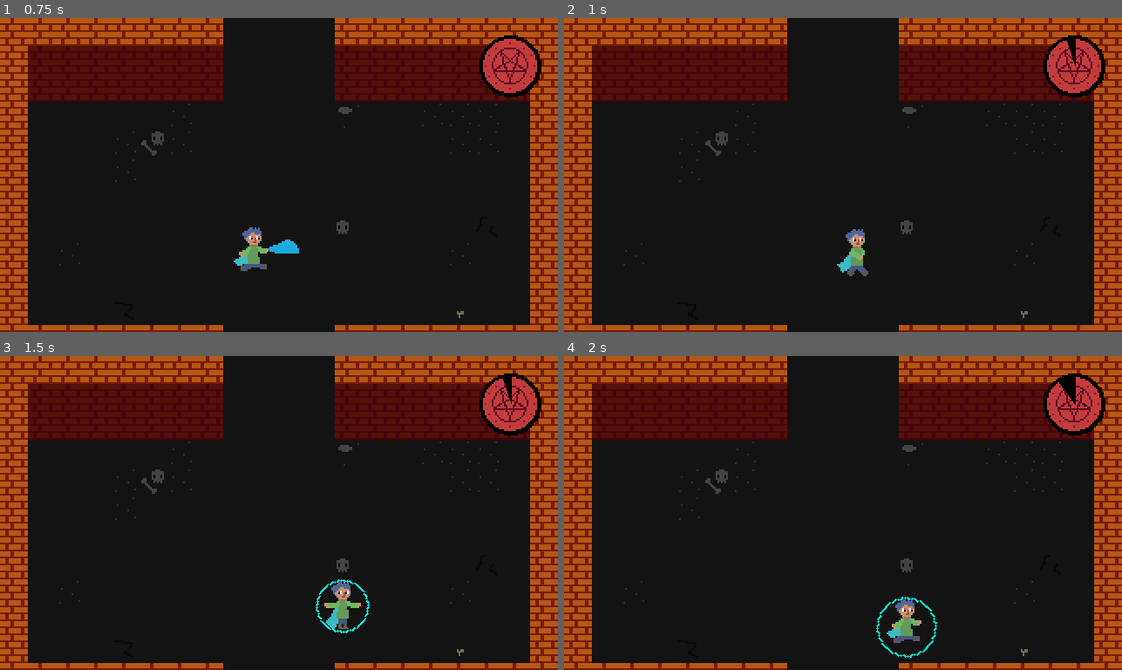
Above: before the commit, frames 1-4 (two rows, left to right).
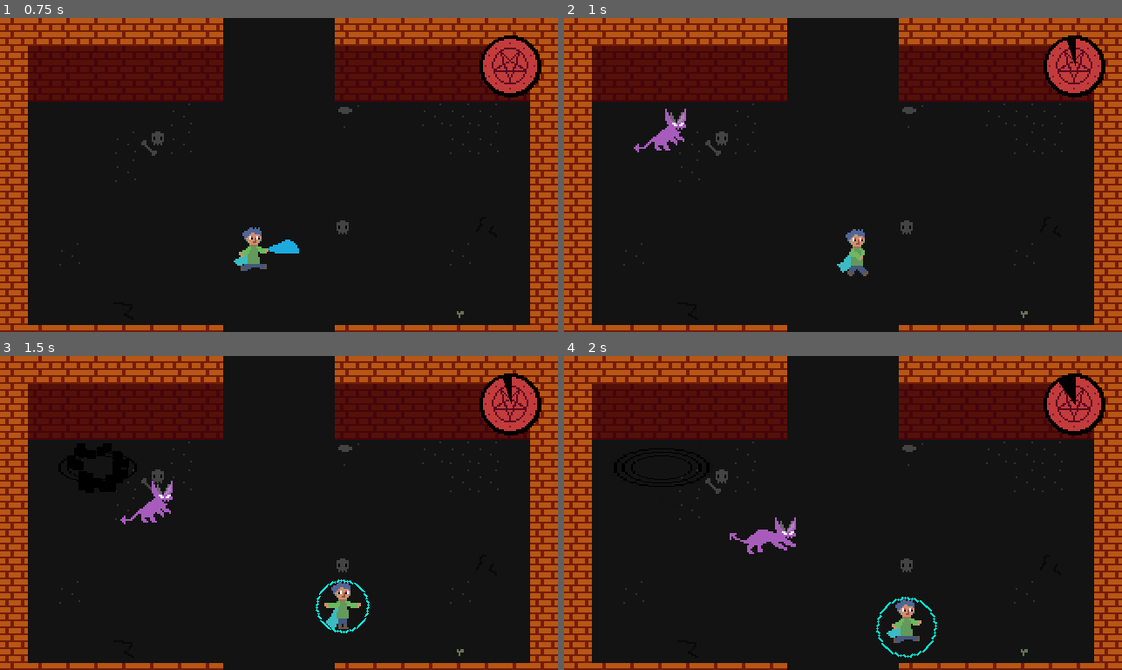
Above: after the commit, the same moments.

Repository: DuncanSparks/blue-and-red
Game: Godot game, scene res://Scenes/Dungeon/Dungeon_Entrance2.tscn
Same seed, same stepped clock (60 frames per second), same inputs: the game is played once before the commit and once after it. This scene is started directly instead of the project's main scene.
Inputs (mouse positions are in pixels of both pictures, inside the frame that each line leads up to):
- Up to frame 1 (0.75 s): tap Enter at 0.5 s; move the mouse to (401, 159) at 0.52 s; hold D (move_right) from 0.53 s (still down); tap Space (attack) at 0.6 s
- Up to frame 2 (1 s): keep holding D (move_right)
- Up to frame 3 (1.5 s): move the mouse to (167, 528) at 1.27 s; release D (move_right) at 1.28 s; hold S (move_down) from 1.28 s (still down); tap Shift (action_shield) at 1.35 s
- Up to frame 4 (2 s): keep holding S (move_down); tap Space (attack) at 1.55 s

Frame 1 is identical in both runs. In frame 2, 0.4% of the frame differs, in the area x 12-22%, y 28-43%; in frame 3, 0.4%; in frame 4, 0.5%, in the area x 20-42%, y 38-64%.

Commit message:
Fix some warnings

Diff:
--- /dev/null
+++ b/Prefabs/Enemies/EnemySpawn.tscn
@@ -0,0 +1,67 @@
+[gd_scene load_steps=12 format=2]
+
+[ext_resource path="res://Scripts/EnemySpawn.gd" type="Script" id=1]
+[ext_resource path="res://Sprites/Characters/Shield.png" type="Texture" id=2]
+[ext_resource path="res://Audio/Transform2.ogg" type="AudioStream" id=3]
+
+[sub_resource type="Gradient" id=2]
+offsets = PoolRealArray( 0, 0.109375, 0.723958, 1 )
+colors = PoolColorArray( 0, 0, 0, 0, 0, 0, 0, 1, 0, 0, 0, 1, 0, 0, 0, 0 )
+
+[sub_resource type="GradientTexture" id=3]
+gradient = SubResource( 2 )
+
+[sub_resource type="Curve" id=4]
+_data = [ Vector2( 0, 0.518182 ), 0.0, 0.0, 0, 0, Vector2( 1, 1 ), 0.0, 0.0, 0, 0 ]
+
+[sub_resource type="CurveTexture" id=5]
+curve = SubResource( 4 )
+
+[sub_resource type="ParticlesMaterial" id=1]
+flag_disable_z = true
+gravity = Vector3( 0, 0, 0 )
+orbit_velocity = 0.0
+orbit_velocity_random = 0.0
+scale_curve = SubResource( 5 )
+color_ramp = SubResource( 3 )
+
+[sub_resource type="Gradient" id=6]
+offsets = PoolRealArray( 0, 0.506667, 1 )
+colors = PoolColorArray( 0, 0, 0, 1, 0, 0, 0, 1, 0, 0, 0, 0 )
+
+[sub_resource type="GradientTexture" id=7]
+gradient = SubResource( 6 )
+
+[sub_resource type="ParticlesMaterial" id=8]
+flag_disable_z = true
+spread = 180.0
+gravity = Vector3( 0, 0, 0 )
+initial_velocity = 32.0
+initial_velocity_random = 0.55
+orbit_velocity = 0.0
+orbit_velocity_random = 0.0
+scale = 5.0
+color_ramp = SubResource( 7 )
+
+[node name="EnemySpawn" type="Position2D"]
+position = Vector2( 88, 80 )
+script = ExtResource( 1 )
+
+[node name="PartsSpawn" type="Particles2D" parent="."]
+scale = Vector2( 2, 0.8 )
+emitting = false
+amount = 4
+one_shot = true
+process_material = SubResource( 1 )
+texture = ExtResource( 2 )
+
+[node name="PartsSpawn2" type="Particles2D" parent="."]
+emitting = false
+amount = 32
+one_shot = true
+explosiveness = 1.0
+process_material = SubResource( 8 )
+
+[node name="SoundSpawn" type="AudioStreamPlayer" parent="."]
+stream = ExtResource( 3 )
+volume_db = -18.0
--- a/Scenes/Dungeon/Dungeon_Curseroom.tscn
+++ b/Scenes/Dungeon/Dungeon_Curseroom.tscn
@@ -107,10 +107,10 @@
 "speed": 5.0
 } ]
 
-[sub_resource type="RectangleShape2D" id=17]
+[sub_resource type="RectangleShape2D" id=11]
 extents = Vector2( 6, 3 )
 
-[sub_resource type="Animation" id=18]
+[sub_resource type="Animation" id=12]
 length = 16.0
 tracks/0/type = "method"
 tracks/0/path = NodePath(".")
@@ -298,7 +298,7 @@
 "transitions": PoolRealArray( 1 ),
 "values": [ {
 "args": [ true ],
-"method": "transform"
+"method": "transformation"
 } ]
 }
 tracks/11/type = "method"
@@ -495,15 +495,15 @@
 npc_color = Color( 0.8, 0, 0, 1 )
 
 [node name="Sprite" parent="NPC" index="1"]
-frames = SubResource( 16 )
+frames = SubResource( 10 )
 
 [node name="CollisionShape2D" parent="NPC" index="2"]
 position = Vector2( 1, 9 )
-shape = SubResource( 17 )
+shape = SubResource( 11 )
 
 [node name="AnimationPlayerTalk" parent="NPC" index="4"]
-anims/Talk = SubResource( 18 )
-anims/Talk2 = SubResource( 19 )
+anims/Talk = SubResource( 12 )
+anims/Talk2 = SubResource( 13 )
 
 [node name="Stone" type="Sprite" parent="NPC"]
 position = Vector2( -3, -17 )
--- a/Scenes/Dungeon/Dungeon_Entrance1.tscn
+++ b/Scenes/Dungeon/Dungeon_Entrance1.tscn
@@ -72,8 +72,7 @@
 } ]
 }
 
-[sub_resource type="Animation" id=8]
-resource_name = "Start"
+[sub_resource type="Animation" id=11]
 length = 5.0
 tracks/0/type = "value"
 tracks/0/path = NodePath("CanvasLayer/Fade:color")
@@ -102,8 +101,7 @@
 } ]
 }
 
-[sub_resource type="Animation" id=9]
-resource_name = "Tutorial"
+[sub_resource type="Animation" id=12]
 length = 6.0
 tracks/0/type = "value"
 tracks/0/path = NodePath("CanvasLayer/Tutorial:self_modulate")
@@ -266,10 +264,10 @@
 centered = false
 
 [node name="AnimationPlayer" type="AnimationPlayer" parent="."]
-anims/Start = SubResource( 8 )
+anims/Start = SubResource( 11 )
 
 [node name="AnimationPlayerTutorial" type="AnimationPlayer" parent="."]
-anims/Tutorial = SubResource( 9 )
+anims/Tutorial = SubResource( 12 )
 
 [editable path="LoadingZone"]
 
--- a/Scenes/Dungeon/Dungeon_Entrance2.tscn
+++ b/Scenes/Dungeon/Dungeon_Entrance2.tscn
@@ -1,7 +1,8 @@
-[gd_scene load_steps=6 format=2]
+[gd_scene load_steps=7 format=2]
 
 [ext_resource path="res://Resources/Tilesets/Tileset_Main.tres" type="TileSet" id=1]
 [ext_resource path="res://Prefabs/LoadingZone.tscn" type="PackedScene" id=2]
+[ext_resource path="res://Prefabs/Enemies/EnemySpawn.tscn" type="PackedScene" id=3]
 [ext_resource path="res://Prefabs/Player.tscn" type="PackedScene" id=5]
 
 [sub_resource type="NavigationPolygon" id=1]
@@ -53,6 +54,13 @@
 [node name="CollisionShape2D" parent="LoadingZone" index="0"]
 shape = SubResource( 2 )
 
+[node name="EnemySpawn" parent="." instance=ExtResource( 3 )]
+position = Vector2( 56, 64 )
+enemy_type = 1
+
 [node name="TimerSpawn" type="Timer" parent="."]
+one_shot = true
+autostart = true
+[connection signal="timeout" from="TimerSpawn" to="EnemySpawn" method="spawn_enemy"]
 
 [editable path="LoadingZone"]
--- a/Scenes/Dungeon/Dungeon_Ivariroom.tscn
+++ b/Scenes/Dungeon/Dungeon_Ivariroom.tscn
@@ -64,7 +64,7 @@
 "transitions": PoolRealArray( 1 ),
 "values": [ {
 "args": [ false ],
-"method": "transform"
+"method": "transformation"
 } ]
 }
 
--- a/Scripts/Controller.gd
+++ b/Scripts/Controller.gd
@@ -73,7 +73,7 @@
 	$SoundTransform.play()
 	$SoundBell.play()
 	transform_meter.set_progress_texture(meter_texture_2 if player_transformed else meter_texture_1)
-	player_ref.transform(player_transformed)
+	player_ref.transformation(player_transformed)
 	$TimerPostTransform.start()
 
 
--- a/Scripts/EnemyDemon.gd
+++ b/Scripts/EnemyDemon.gd
@@ -40,7 +40,7 @@
 
 
 func _process(delta):
-	set_z_index(get_position().y)
+	set_z_index(int(get_position().y))
 
 	if not stunned and not attacking:
 		if path_to_player:
@@ -105,7 +105,7 @@
 
 func move_along_path(distance: float):
 	var start_point := get_global_position()
-	for i in range(nav_path.size()):
+	for _i in range(nav_path.size()):
 		var dist := start_point.distance_to(nav_path[0])
 		if distance <= dist and dist >= 0:
 			var angle = get_angle_to(nav_path[0])
--- /dev/null
+++ b/Scripts/EnemySpawn.gd
@@ -0,0 +1,24 @@
+extends Position2D
+
+export(int, "Shadow,Demon,Other") var enemy_type: int
+
+const path_demon := "res://Prefabs/Enemies/Demon.tscn"
+
+onready var sound := $SoundSpawn as AudioStreamPlayer
+onready var parts1 := $PartsSpawn as Particles2D
+onready var parts2 := $PartsSpawn2 as Particles2D
+
+
+func spawn_enemy():
+	sound.play()
+	parts1.set_emitting(true)
+	parts2.set_emitting(true)
+	match enemy_type:
+		0:
+			pass
+		1:
+			var demon: KinematicBody2D = (load(path_demon) as PackedScene).instance() as KinematicBody2D
+			demon.set_global_position(get_global_position())
+			get_parent().add_child(demon)
+		2:
+			pass
--- a/Scripts/Player.gd
+++ b/Scripts/Player.gd
@@ -31,7 +31,7 @@
 
 
 func _process(_delta):
-	set_z_index(get_position().y)
+	set_z_index(int(get_position().y))
 
 	if not stopped and not stunned and not shielding and not transforming and not pouncing:
 		if not demon_form:
@@ -124,7 +124,7 @@
 		sprite.play("idle_demon" if demon_form else "idle_human")
 
 
-func transform(demon: bool):
+func transformation(demon: bool):
 	transforming = true
 	sprite.play("ouch_demon" if demon_form else "ouch_human")
 	$AnimationPlayerTransform.play("Transform Human to Demon" if demon else "Transform Demon to Human")
--- a/project.godot
+++ b/project.godot
@@ -22,6 +22,11 @@
 [autoload]
 
 Controller="*res://Prefabs/Globals/Controller.tscn"
+
+[debug]
+
+gdscript/warnings/unused_argument=false
+gdscript/warnings/return_value_discarded=false
 
 [display]
 
Not shown: 14 places in Scenes/Dungeon/Dungeon_Curseroom.tscn that only renumber resources
Not shown: 3 places in Scenes/Dungeon/Dungeon_Entrance1.tscn that only renumber resources
